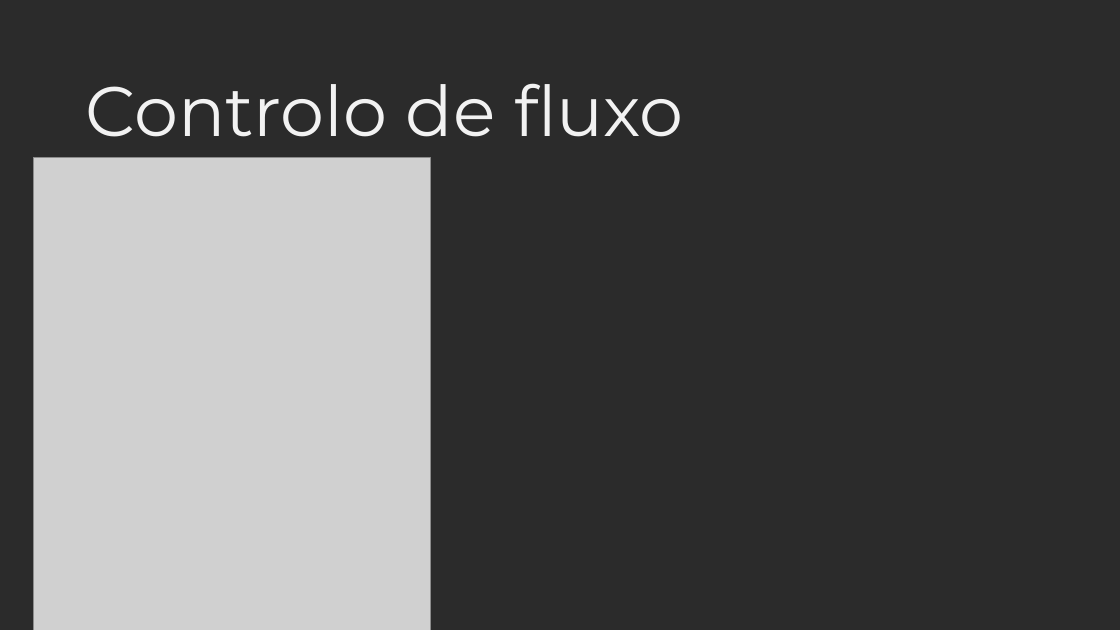
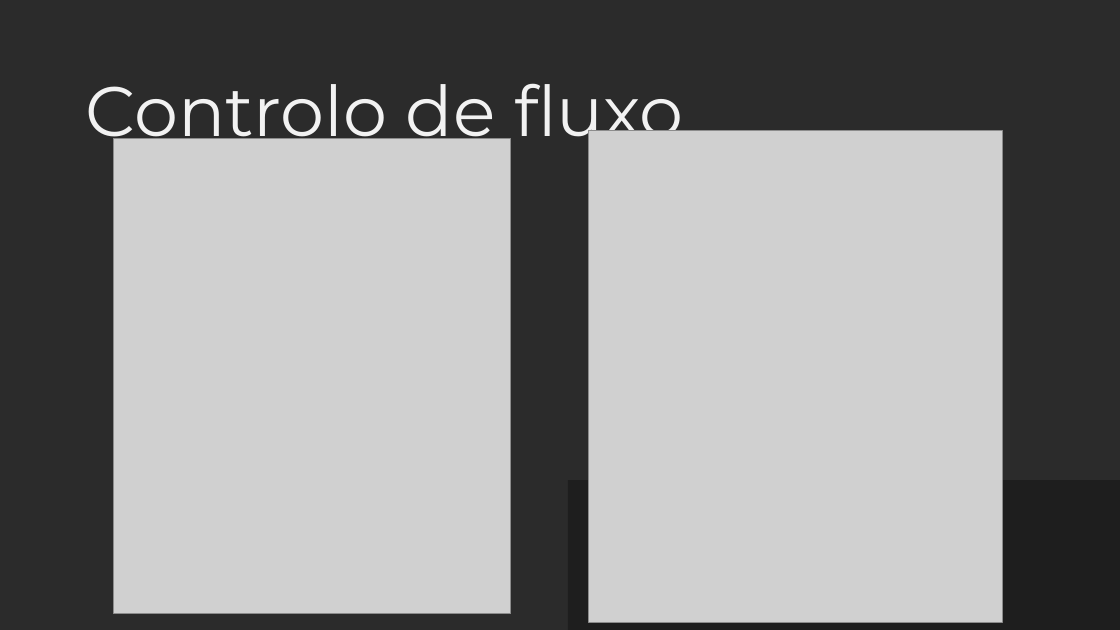
Before and after one commit to Clube-de-Robotica/BotOlympics22, a slide deck: slide 7 of Formação_Arduino.pptx (slide 6 before the commit). Drawn at 1120x630 pixels with LibreOffice and Linux fonts; fonts in the diff are those of the drawing; grey boxes stand for pictures; background and template pictures are left out; a plain dark background stands for a picture behind light text. Boxes give left, top, right and bottom in pixels: in the first picture for what was removed or moved away, otherwise in the second. Text is boxed around its words. In the diff, an @@ line names an element or a change of style, - is before the commit and + after.

```diff
--- a/Formação_Arduino.pptx
+++ b/Formação_Arduino.pptx
@@ picture added at bbox=[113, 138, 510, 613] @@
@@ picture: place and size @@
-picture at bbox=[34, 158, 430, 630]
+picture at bbox=[589, 130, 1002, 623]
@@ rectangle added at bbox=[568, 481, 1120, 630], fill #1E1E1E @@
```
Also in this commit, not shown: 1 other slide changed, 2 slides added, 1 slide removed, 1 other file.
